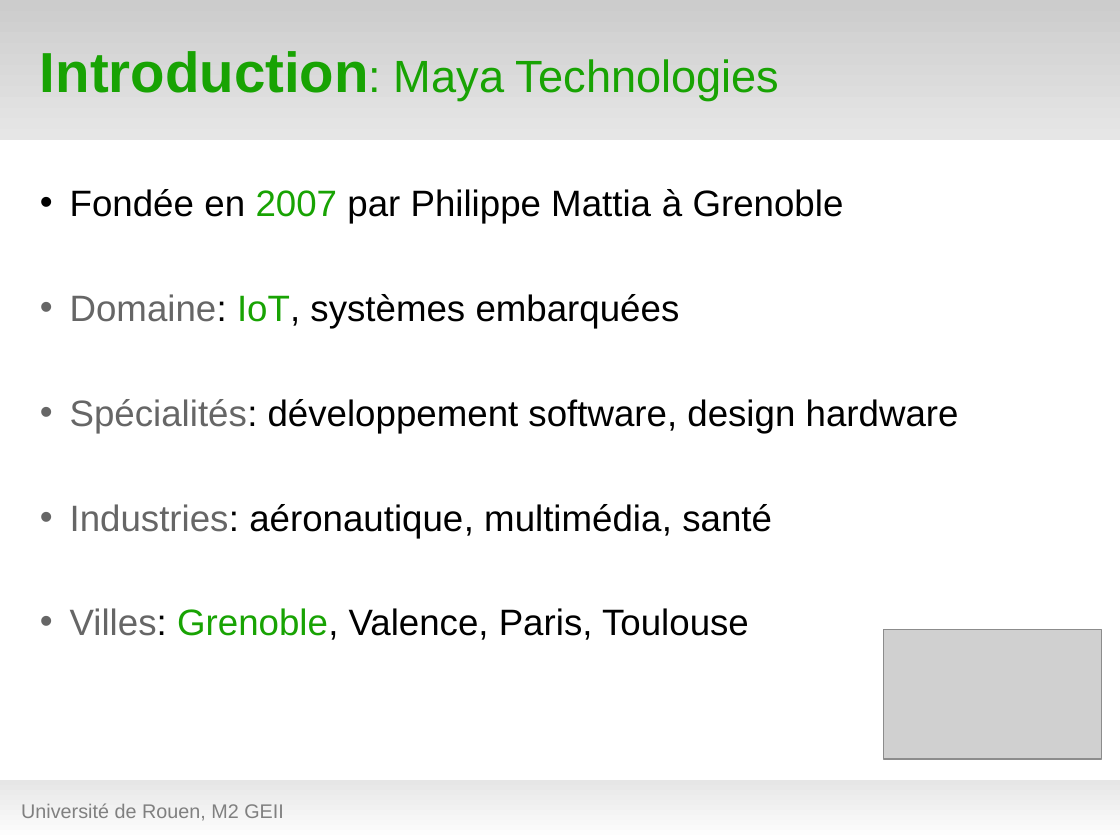
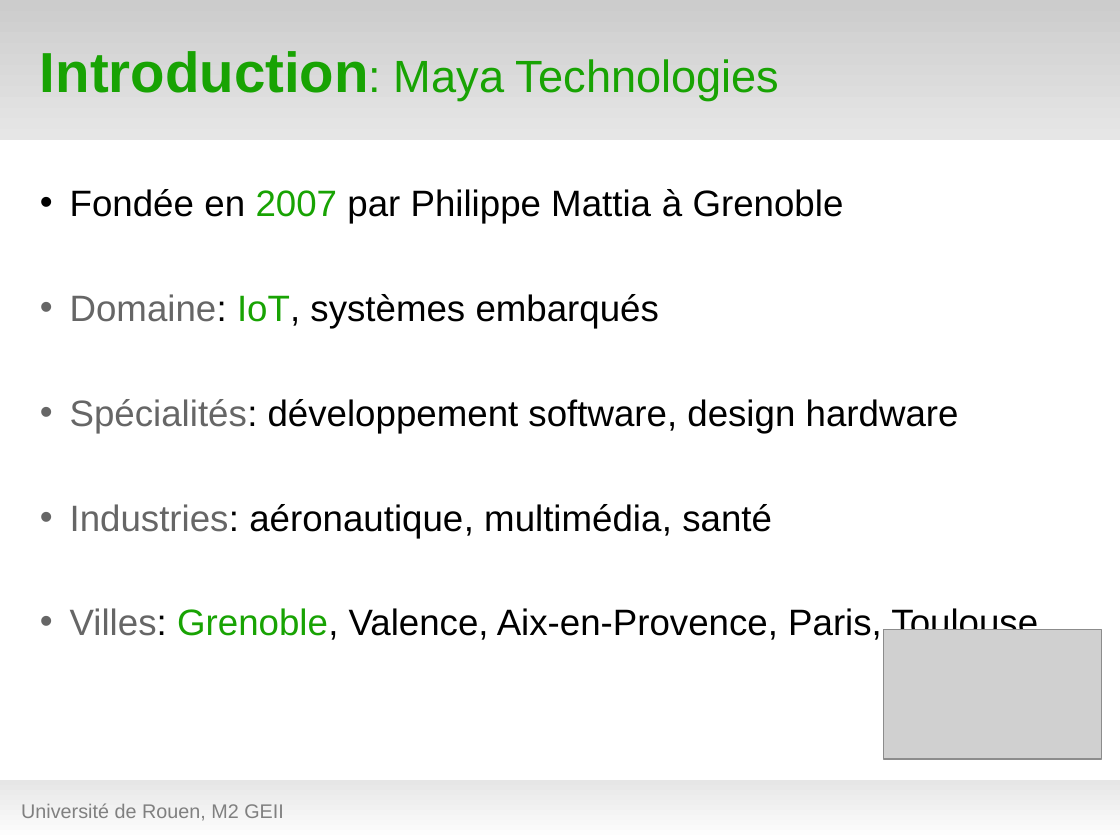
Before and after one commit to hanzenok/dataexp, a slide deck: slide 3 of presentation/test_green8.odp. Drawn at 1120x840 pixels with LibreOffice and Linux fonts; fonts in the diff are those of the drawing; grey boxes stand for pictures; background and template pictures are left out. Boxes give left, top, right and bottom in pixels: in the first picture for what was removed or moved away, otherwise in the second. Text is boxed around its words. In the diff, an @@ line names an element or a change of style, - is before the commit and + after.

```diff
--- a/presentation/test_green8.odp
+++ b/presentation/test_green8.odp
@@ text at (70,294,659,328): text changed @@
-• Domaine: IoT, systèmes embarquées
+• Domaine: IoT, systèmes embarqués
@@ text at (70,607,1038,640): text changed @@
-• Villes: Grenoble, Valence, Paris, Toulouse
+• Villes: Grenoble, Valence, Aix-en-Provence, Paris, Toulouse
```
Also in this commit, not shown: 12 other slides changed, 7 other files.
